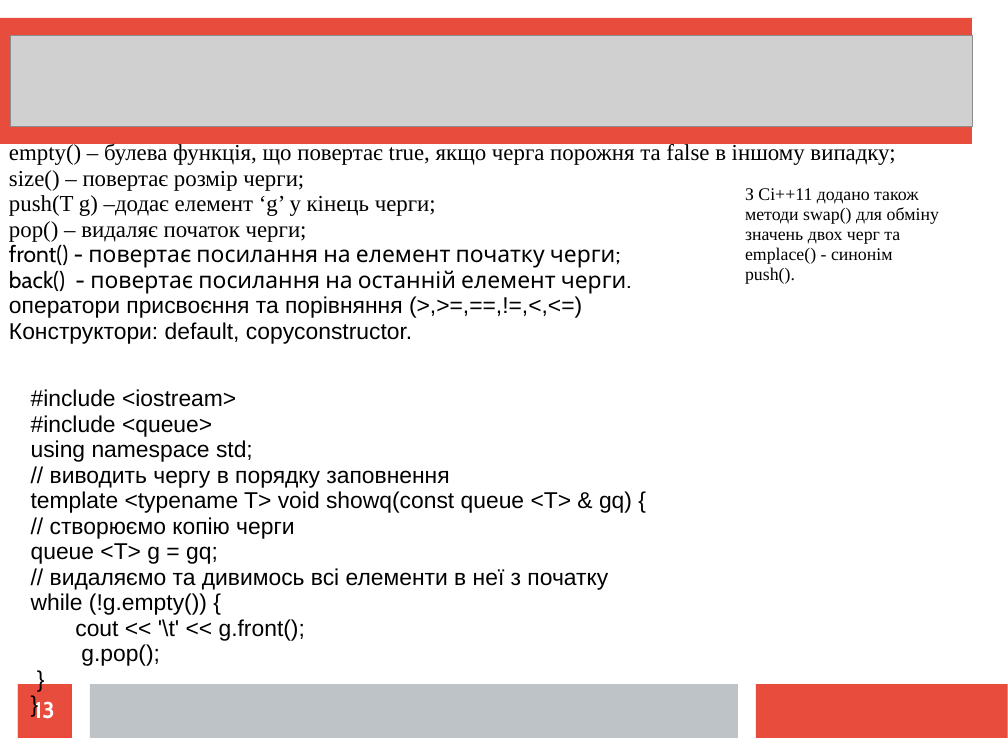
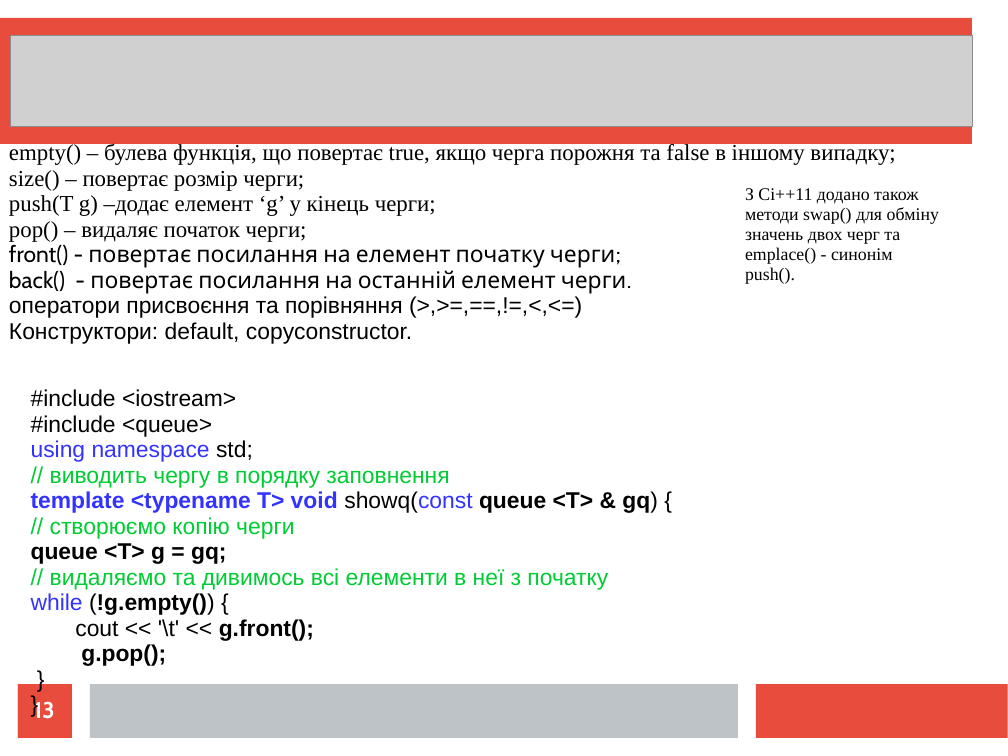
Before and after one commit to mecchmatProjects/CppCourse, a slide deck: slide 13 of Lect12/CppUkrTutor12_1.ppt. Drawn at 1008x756 pixels with LibreOffice and Linux fonts; fonts in the diff are those of the drawing; grey boxes stand for pictures. Boxes give left, top, right and bottom in pixels: in the first picture for what was removed or moved away, otherwise in the second. Text is boxed around its words. In the diff, an @@ line names an element or a change of style, - is before the commit and + after.

```diff
--- a/Lect12/CppUkrTutor12_1.ppt
+++ b/Lect12/CppUkrTutor12_1.ppt
@@ text at box(31, 440, 658, 666): text colour #000000 to #3333FF in "using namespace", "template <typename T> void showq(const", "while"; text colour #000000 to #00CC33 in "// виводить чергу в порядку заповнення", "// створюємо копію черги", "// видаляємо та дивимось всі елементи в ..."; bold on in "template <typename T> void queue <T> & ...", "queue <T> g = gq;", "(!g.empty())", "g.front();" and 1 more places @@
```
Also in this commit, not shown: 11 other slides changed, 4 other files.
